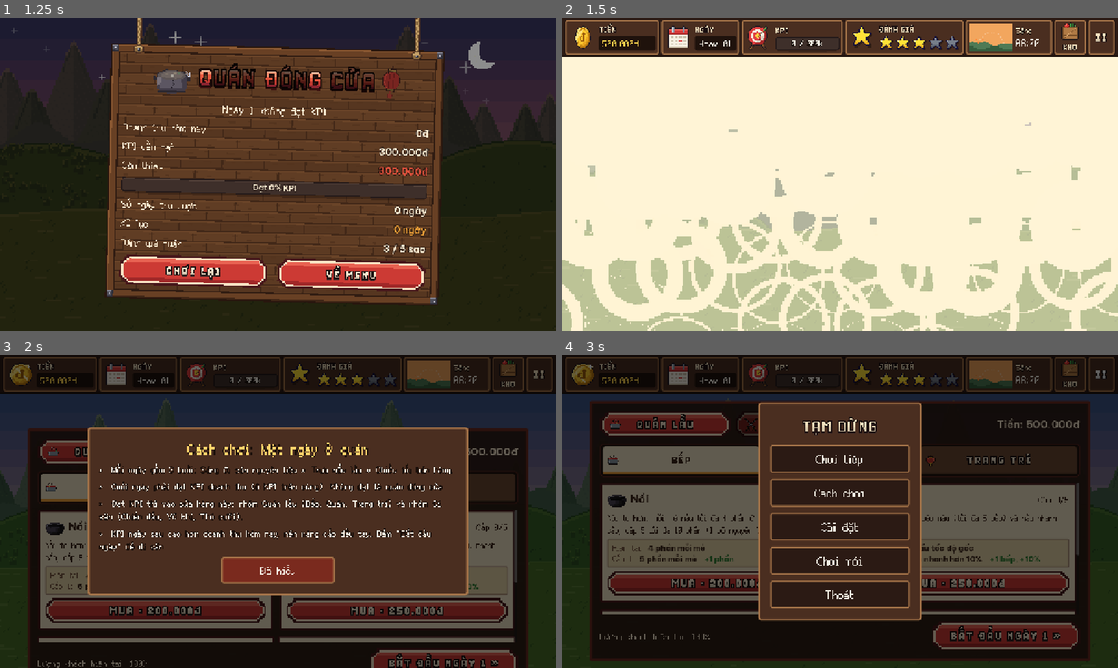
Above: before the commit, frames 1-4 (two rows, left to right).
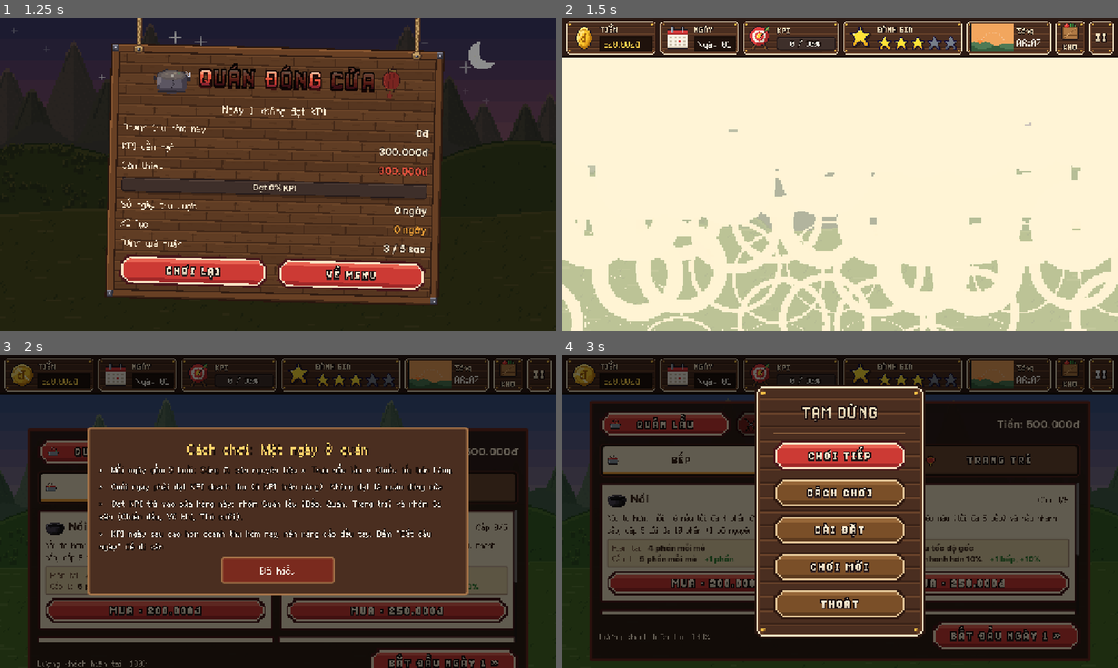
Above: after the commit, the same moments.

Repository: Znoywho/HotPot_SUNSUT
Game: Godot game, scene res://scenes/game_over/game_over.tscn
Two runs of this game, one before a commit and one after it. Both use one fixed random seed, a clock stepped at 60 frames per second and the inputs below. This scene is started directly instead of the project's main scene.
Inputs:
- Up to frame 1 (1.25 s): click "CHƠI LẠI" at 0.5 s
- Up to frame 2 (1.5 s): click "CHƠI LẠI" at 1.25 s
- Up to frame 3 (2 s): no input
- Up to frame 4 (3 s): click "Đã hiểu" at 2 s; click "II" at 2.75 s

Frame 1 is identical in both runs. In frame 2, 4.0% of the frame differs, in the area x 0-100%, y 0-13%; in frame 3, 2.7%; in frame 4, 19%, in the area x 0-100%, y 0-90%.

Commit message:
Hộp xác nhận, menu tạm dừng và HUD dùng bảng gỗ pixel

Diff:
--- a/scenes/common/hud.gd
+++ b/scenes/common/hud.gd
@@ -17,8 +17,9 @@
 
 const BAR_BG := Color("2b1a14")
 const BAR_EDGE := Color("1a0f0a")
-const PANEL_BG := Color("4a2e20")
-const PANEL_BORDER := Color("a8764a")
+## Bảng gỗ pixel ×2 (tools/make_menu_art.py, cùng hình với bảng hộp thoại ×4): ảnh 48 px, lề góc 16 px.
+const BOARD_SMALL := preload("res://assets/sprites/ui/board_wood_small.png")
+const BOARD_SMALL_MARGIN := 16.0
 const VALUE_BG := Color("1f120c")
 const VALUE_BORDER := Color("1a0f0a")
 const TITLE_COLOR := Color("f3e2c0")
@@ -422,11 +423,7 @@
 	var button := Button.new()
 	button.focus_mode = Control.FOCUS_NONE
 	button.custom_minimum_size = Vector2(72, 0)
-	for state in ["normal", "hover", "pressed", "disabled", "focus"]:
-		var st := _panel_style()
-		if state == "pressed":
-			st.bg_color = PANEL_BG.lightened(0.15)
-		button.add_theme_stylebox_override(state, st)
+	_apply_button_styles(button)
 	button.pressed.connect(func(): add_child(StoragePopup.new()))
 	var box := VBoxContainer.new()
 	box.set_anchors_and_offsets_preset(Control.PRESET_FULL_RECT, Control.PRESET_MODE_MINSIZE, 4)
@@ -472,13 +469,19 @@
 	button.add_theme_color_override("font_outline_color", OUTLINE)
 	button.add_theme_constant_override("outline_size", 5)
 	PixelTitle.style(button, 28) # "II" bằng font pixel: thành hình nút tạm dừng
-	for state in ["normal", "hover", "pressed", "disabled", "focus"]:
-		var st := _panel_style()
-		if state == "pressed":
-			st.bg_color = PANEL_BG.lightened(0.15)
-		button.add_theme_stylebox_override(state, st)
+	_apply_button_styles(button)
 	button.pressed.connect(_pause_menu.open)
 	return button
+
+
+## Nút trên HUD (Kho, II) dùng khung gỗ của ô HUD: rê chuột sáng lên, bấm thì tối đi.
+func _apply_button_styles(button: Button) -> void:
+	button.add_theme_stylebox_override("normal", _panel_style())
+	button.add_theme_stylebox_override("hover", _panel_style(Color(1.15, 1.15, 1.15)))
+	button.add_theme_stylebox_override("pressed", _panel_style(Color(0.8, 0.8, 0.8)))
+	button.add_theme_stylebox_override("hover_pressed", _panel_style(Color(0.8, 0.8, 0.8)))
+	button.add_theme_stylebox_override("disabled", _panel_style())
+	button.add_theme_stylebox_override("focus", StyleBoxEmpty.new())
 
 
 ## Đóng bảng Kho đang mở khi đổi giai đoạn (HUD sống qua các màn nên bảng không tự mất).
@@ -501,22 +504,27 @@
 		_storage_alert.modulate.a = 0.55 + 0.45 * sin(Time.get_ticks_msec() / 180.0)
 
 
-func _panel_style() -> StyleBoxFlat:
-	var s := StyleBoxFlat.new()
-	s.bg_color = PANEL_BG
-	s.border_color = PANEL_BORDER
-	s.set_border_width_all(3)
-	s.set_corner_radius_all(4)
-	s.set_content_margin_all(7) # Viền 3px + 4px hở để nội dung không đè lên viền.
+## Ô HUD: bảng gỗ pixel giống hộp thoại (PauseMenu) nhưng phóng ×2 cho khớp icon HUD; tint để làm sáng / tối khi rê / bấm.
+func _panel_style(tint := Color.WHITE) -> StyleBoxTexture:
+	var s := StyleBoxTexture.new()
+	s.texture = BOARD_SMALL
+	s.set_texture_margin_all(BOARD_SMALL_MARGIN)
+	s.axis_stretch_horizontal = StyleBoxTexture.AXIS_STRETCH_MODE_TILE # ván lặp, không kéo dãn méo
+	s.axis_stretch_vertical = StyleBoxTexture.AXIS_STRETCH_MODE_TILE
+	s.modulate_color = tint
+	s.set_content_margin_all(8) # Viền khung dày 6 px (3 điểm ảnh ×2) + 2 px hở.
+	s.content_margin_left = 10
+	s.content_margin_right = 10
 	return s
 
 
+## Khe hiện số (tiền, ngày): ô vuông lõm kiểu pixel, mép trên dày hơn như bóng đổ vào trong.
 func _value_style() -> StyleBoxFlat:
 	var s := StyleBoxFlat.new()
 	s.bg_color = VALUE_BG
 	s.border_color = VALUE_BORDER
 	s.set_border_width_all(2)
-	s.set_corner_radius_all(3)
+	s.border_width_top = 4
 	s.content_margin_left = 8
 	s.content_margin_right = 8
 	return s
--- a/scenes/common/pause_menu.gd
+++ b/scenes/common/pause_menu.gd
@@ -6,18 +6,24 @@
 
 const LAYER := 110 ## Trên cả sổ tổng kết ngày (DayManager.DAY_END_LAYER = 100).
 const DIM := Color(0, 0, 0, 0.6)
-const PANEL_BG := Color("4a2e20")
-const PANEL_BORDER := Color("a8764a")
+const PANEL_BG := Color("4a2e20") ## Màu thân bảng gỗ; bảng của các màn khác lấy theo.
+const PANEL_BORDER := Color("a8764a") ## Màu vạch kẻ dưới tiêu đề; bảng của các màn khác lấy theo.
+## Bảng gỗ pixel 9 ô (tools/make_menu_art.py): ảnh 96 px, lề góc 32 px, ô giữa là 1 tấm ván lặp lại.
+const BOARD := preload("res://assets/sprites/ui/board_wood.png")
+const BOARD_MARGIN := 32.0
 const TITLE_COLOR := Color("f3e2c0")
-const TEXT_COLOR := Color("f5f1e6")
-const OUTLINE := Color("1a0f0a")
-const BUTTON_BG := Color("2b1a14")
-const BUTTON_DANGER := Color("7a2a1e")
-const BUTTON_HEIGHT := 64
-const BUTTON_WIDTH := 320
+const TEXT_COLOR := Color("fbecd2") ## = PixelButton.TEXT_COLOR
+const WARNING_COLOR := Color("f2a33a") ## Dòng hậu quả ("... sẽ bị xoá"): cam ấm, nổi trên nền gỗ.
+const MESSAGE_SIZE := 24 ## Bội của lưới 12 px của font Ark Pixel -> nét pixel đều.
+const BUTTON_SIZE := Vector2(300, 68) ## Chạm được: cao >= 56 px.
+const POP_TIME := 0.28 ## Bảng bật ra (nảy nhẹ quá 1 rồi về đúng cỡ).
+const POP_START_SCALE := 0.85
 
 var _was_paused := false ## Sổ tổng kết ngày cũng dừng game; đóng menu thì trả lại đúng trạng thái cũ.
 var _box: VBoxContainer
+var _dim: ColorRect
+var _panel: PanelContainer
+var _pop_tween: Tween
 var _confirm_only := false ## Chỉ là hộp xác nhận (tạo bằng confirm()): "Quay lại" đóng và xoá hộp.
 
 
@@ -30,32 +36,34 @@
 	menu._show_confirm(message, confirm_text, func():
 		menu.close()
 		action.call())
+	menu._pop_in(true)
 
 
 func _ready() -> void:
 	layer = LAYER
 	process_mode = Node.PROCESS_MODE_ALWAYS
 	visible = false
-	var dim := ColorRect.new()
-	dim.color = DIM
-	dim.set_anchors_preset(Control.PRESET_FULL_RECT)
-	dim.mouse_filter = Control.MOUSE_FILTER_STOP # Chặn chạm xuống màn chơi phía dưới.
-	add_child(dim)
+	_dim = ColorRect.new()
+	_dim.color = DIM
+	_dim.set_anchors_preset(Control.PRESET_FULL_RECT)
+	_dim.mouse_filter = Control.MOUSE_FILTER_STOP # Chặn chạm xuống màn chơi phía dưới.
+	add_child(_dim)
 	var center := CenterContainer.new()
 	center.set_anchors_preset(Control.PRESET_FULL_RECT)
-	dim.add_child(center)
-	var panel := PanelContainer.new()
-	var style := StyleBoxFlat.new()
-	style.bg_color = PANEL_BG
-	style.border_color = PANEL_BORDER
-	style.set_border_width_all(4)
-	style.set_corner_radius_all(6)
-	style.set_content_margin_all(28)
-	panel.add_theme_stylebox_override("panel", style)
-	center.add_child(panel)
+	_dim.add_child(center)
+	_panel = PanelContainer.new()
+	var style := StyleBoxTexture.new()
+	style.texture = BOARD
+	style.set_texture_margin_all(BOARD_MARGIN)
+	style.axis_stretch_horizontal = StyleBoxTexture.AXIS_STRETCH_MODE_TILE # ván lặp lại, không bị kéo dãn méo
+	style.axis_stretch_vertical = StyleBoxTexture.AXIS_STRETCH_MODE_TILE
+	style.set_content_margin_all(44)
+	style.content_margin_top = 36
+	_panel.add_theme_stylebox_override("panel", style)
+	center.add_child(_panel)
 	_box = VBoxContainer.new()
-	_box.add_theme_constant_override("separation", 14)
-	panel.add_child(_box)
+	_box.add_theme_constant_override("separation", 16)
+	_panel.add_child(_box)
 
 
 func _input(event: InputEvent) -> void:
@@ -104,6 +112,7 @@
 	get_tree().paused = true
 	visible = true
 	_show_main()
+	_pop_in(true)
 
 
 func close() -> void:
@@ -120,27 +129,56 @@
 func _show_main() -> void:
 	_clear()
 	_add_title("TẠM DỪNG")
-	_add_button("Chơi tiếp", close)
+	_add_button(_box, "CHƠI TIẾP", close, "red")
 	if HowToPlay.has_page(DayManager.current_phase):
-		_add_button("Cách chơi", _show_how_to_play)
-	_add_button("Cài đặt", func(): get_tree().root.add_child(SettingsPanel.new()))
-	_add_button("Chơi mới", _show_confirm.bind(
-			"Bắt đầu lại từ Ngày 1?\nTiến độ hiện tại sẽ mất.", "Bắt đầu lại", _new_game))
-	_add_button("Thoát", _show_confirm.bind(
-			"Thoát ra menu chính?\nGame tự lưu khi vào Cửa hàng,\nphần chơi hôm nay chưa được lưu.", "Thoát", _quit_to_menu))
-
-
+		_add_button(_box, "CÁCH CHƠI", _show_how_to_play)
+	_add_button(_box, "CÀI ĐẶT", func(): get_tree().root.add_child(SettingsPanel.new()))
+	_add_button(_box, "CHƠI MỚI", _go_to_page.bind(_show_confirm.bind(
+			"Bắt đầu lại từ Ngày 1?\nTiến độ hiện tại sẽ mất.", "Bắt đầu lại", _new_game)))
+	_add_button(_box, "THOÁT", _go_to_page.bind(_show_confirm.bind(
+			"Thoát ra menu chính?\nGame tự lưu khi vào Cửa hàng,\nphần chơi hôm nay chưa được lưu.", "Thoát", _quit_to_menu)))
+
+
+## Hộp xác nhận: dòng đầu của message là câu hỏi (chữ kem), các dòng sau là hậu quả (chữ cam cảnh báo).
+## Hai nút nằm ngang: QUAY LẠI (gỗ, an toàn) bên trái, hành động (đỏ, ghi đúng tên việc sẽ làm) bên phải.
 func _show_confirm(message: String, confirm_text: String, action: Callable) -> void:
 	_clear()
 	_add_title("XÁC NHẬN")
-	var label := Label.new()
-	label.text = message
-	label.horizontal_alignment = HORIZONTAL_ALIGNMENT_CENTER
-	label.add_theme_font_size_override("font_size", 22)
-	label.add_theme_color_override("font_color", TEXT_COLOR)
-	_box.add_child(label)
-	_add_button(confirm_text, action, BUTTON_DANGER)
-	_add_button("Quay lại", close if _confirm_only else _show_main)
+	var lines := message.split("\n", true, 1)
+	_add_message(lines[0], TEXT_COLOR)
+	if lines.size() > 1:
+		_add_message(lines[1], WARNING_COLOR)
+	var row := HBoxContainer.new()
+	row.alignment = BoxContainer.ALIGNMENT_CENTER
+	row.add_theme_constant_override("separation", 20)
+	_box.add_child(row)
+	_add_button(row, "QUAY LẠI", close if _confirm_only else _go_to_page.bind(_show_main))
+	_add_button(row, confirm_text.to_upper(), action, "red")
+
+
+## Đổi trang trong menu (chính <-> xác nhận) rồi cho bảng nảy nhẹ, không làm tối lại nền.
+func _go_to_page(show_page: Callable) -> void:
+	show_page.call()
+	_pop_in(false)
+
+
+## Bảng bật ra: phóng từ POP_START_SCALE lên 1, nảy quá đà một chút (TRANS_BACK); nền tối mờ dần vào nếu fade_dim.
+## Chạy cả khi game đang tạm dừng: CanvasLayer này PROCESS_MODE_ALWAYS nên tween của nó cũng chạy.
+func _pop_in(fade_dim: bool) -> void:
+	if _pop_tween != null:
+		_pop_tween.kill()
+	_panel.modulate.a = 0.0 # ẩn tới khi bố cục xong, tránh nháy một khung ở cỡ cũ
+	if fade_dim:
+		_dim.modulate.a = 0.0
+	await get_tree().process_frame # đợi CenterContainer tính xong cỡ bảng để lấy tâm phóng
+	if not is_inside_tree():
+		return
+	_panel.pivot_offset = _panel.size / 2.0
+	_panel.scale = Vector2.ONE * POP_START_SCALE
+	_pop_tween = create_tween().set_parallel(true)
+	_pop_tween.tween_property(_panel, "scale", Vector2.ONE, POP_TIME).set_trans(Tween.TRANS_BACK).set_ease(Tween.EASE_OUT)
+	_pop_tween.tween_property(_panel, "modulate:a", 1.0, POP_TIME * 0.5)
+	_pop_tween.tween_property(_dim, "modulate:a", 1.0, POP_TIME * 0.6)
 
 
 ## Đóng menu rồi mở bảng "Cách chơi" của buổi đang chơi (bảng tự tạm dừng game).
@@ -168,34 +206,35 @@
 		child.queue_free()
 
 
+## Tiêu đề font pixel chung (TẠM DỪNG / XÁC NHẬN) và một vạch kẻ pixel ngăn với nội dung.
 func _add_title(text: String) -> void:
 	var t := Label.new()
 	t.text = text
 	t.horizontal_alignment = HORIZONTAL_ALIGNMENT_CENTER
-	t.add_theme_font_size_override("font_size", 34)
 	t.add_theme_color_override("font_color", TITLE_COLOR)
-	t.add_theme_color_override("font_outline_color", OUTLINE)
-	t.add_theme_constant_override("outline_size", 6)
-	PixelTitle.style_if_supported(t, text, 34) # TẠM DỪNG / XÁC NHẬN: font pixel chung
+	PixelTitle.style(t, 34)
 	_box.add_child(t)
-
-
-func _add_button(text: String, action: Callable, color := BUTTON_BG) -> Button:
-	var b := Button.new()
-	b.text = text
+	var divider := ColorRect.new()
+	divider.color = PANEL_BORDER
+	divider.custom_minimum_size = Vector2(0, 4) # = 1 điểm ảnh của khung (phóng 4 lần)
+	_box.add_child(divider)
+
+
+## Một dòng chữ căn giữa (câu hỏi / hậu quả) trong hộp xác nhận.
+func _add_message(text: String, color: Color) -> void:
+	var label := Label.new()
+	label.text = text
+	label.horizontal_alignment = HORIZONTAL_ALIGNMENT_CENTER
+	label.add_theme_font_size_override("font_size", MESSAGE_SIZE)
+	label.add_theme_color_override("font_color", color)
+	_box.add_child(label)
+
+
+## Nút pixel dùng chung: "wood" cho hành động an toàn / phụ, "red" cho hành động chính hoặc không quay lại được.
+func _add_button(parent: Container, text: String, action: Callable, color := "wood") -> PixelButton:
+	var b := PixelButton.new(text, 26, color)
 	b.focus_mode = Control.FOCUS_NONE
-	b.custom_minimum_size = Vector2(BUTTON_WIDTH, BUTTON_HEIGHT)
-	b.add_theme_font_size_override("font_size", 26)
-	b.add_theme_color_override("font_color", TEXT_COLOR)
-	b.add_theme_color_override("font_hover_color", TEXT_COLOR)
-	b.add_theme_color_override("font_pressed_color", TITLE_COLOR)
-	for state in ["normal", "hover", "pressed", "disabled", "focus"]:
-		var s := StyleBoxFlat.new()
-		s.bg_color = color.lightened(0.12) if state == "hover" else (color.lightened(0.25) if state == "pressed" else color)
-		s.border_color = PANEL_BORDER
-		s.set_border_width_all(3)
-		s.set_corner_radius_all(4)
-		b.add_theme_stylebox_override(state, s)
+	b.custom_minimum_size = BUTTON_SIZE
 	b.pressed.connect(action)
-	_box.add_child(b)
+	parent.add_child(b)
 	return b
--- a/scenes/common/pixel_button.gd
+++ b/scenes/common/pixel_button.gd
@@ -2,12 +2,20 @@
 extends Button
 ## Nút pixel bát giác đỏ viền kem dùng chung cho mọi màn (menu chính, cài đặt, game over, cửa hàng...).
 ## Ảnh khung vẽ bằng tools/make_menu_art.py. Dùng: var b := PixelButton.new("CHƠI MỚI"); b.pressed.connect(...)
+## Bản gỗ nâu (hành động an toàn như "QUAY LẠI", đứng cạnh nút đỏ của hành động chính): PixelButton.new("QUAY LẠI", 30, "wood").
 ## Rê chuột thì sáng lên, bấm thì tối đi và chữ lún xuống; disabled thì xám.
 
 const TEXTURES := {
-	"normal": preload("res://assets/sprites/ui/button_red_normal.png"),
-	"pressed": preload("res://assets/sprites/ui/button_red_pressed.png"),
-	"disabled": preload("res://assets/sprites/ui/button_red_disabled.png"),
+	"red": {
+		"normal": preload("res://assets/sprites/ui/button_red_normal.png"),
+		"pressed": preload("res://assets/sprites/ui/button_red_pressed.png"),
+		"disabled": preload("res://assets/sprites/ui/button_red_disabled.png"),
+	},
+	"wood": {
+		"normal": preload("res://assets/sprites/ui/button_wood_normal.png"),
+		"pressed": preload("res://assets/sprites/ui/button_wood_pressed.png"),
+		"disabled": preload("res://assets/sprites/ui/button_red_disabled.png"), # xám, dùng chung
+	},
 }
 const TEXTURE_MARGIN := 20.0 ## Phần góc vát của ảnh (px) giữ nguyên khi kéo dãn nút.
 const PRESS_DEPTH := 6.0 ## Chữ lún xuống chừng này px khi bấm.
@@ -19,8 +27,8 @@
 const DEFAULT_SIZE := Vector2(340, 68) ## Quy tắc cảm ứng: nút cao >= 56px.
 
 
-## Tạo nút với chữ và cỡ chữ cho trước.
-func _init(label := "", font_size := 30) -> void:
+## Tạo nút với chữ, cỡ chữ và màu khung ("red" hoặc "wood") cho trước.
+func _init(label := "", font_size := 30, color := "red") -> void:
 	text = label
 	custom_minimum_size = DEFAULT_SIZE
 	add_theme_font_override("font", BOLD_FONT)
@@ -32,11 +40,12 @@
 	add_theme_color_override("font_outline_color", TEXT_OUTLINE_COLOR)
 	# Chữ IN HOA (CHƠI MỚI, MUA · 1.200đ, BẮT ĐẦU NGÀY 5 »...) dùng font pixel mập chung của game, giữ màu chữ kem.
 	PixelTitle.style_if_supported(self, label, font_size)
-	add_theme_stylebox_override("normal", _make_style("normal"))
-	add_theme_stylebox_override("hover", _make_style("normal", Color(1.15, 1.15, 1.15)))
-	add_theme_stylebox_override("pressed", _make_style("pressed", Color.WHITE, PRESS_DEPTH))
-	add_theme_stylebox_override("hover_pressed", _make_style("pressed", Color.WHITE, PRESS_DEPTH))
-	add_theme_stylebox_override("disabled", _make_style("disabled"))
+	var textures: Dictionary = TEXTURES.get(color, TEXTURES["red"])
+	add_theme_stylebox_override("normal", _make_style(textures["normal"]))
+	add_theme_stylebox_override("hover", _make_style(textures["normal"], Color(1.15, 1.15, 1.15)))
+	add_theme_stylebox_override("pressed", _make_style(textures["pressed"], Color.WHITE, PRESS_DEPTH))
+	add_theme_stylebox_override("hover_pressed", _make_style(textures["pressed"], Color.WHITE, PRESS_DEPTH))
+	add_theme_stylebox_override("disabled", _make_style(textures["disabled"]))
 	add_theme_stylebox_override("focus", StyleBoxEmpty.new())
 
 
@@ -47,9 +56,9 @@
 
 
 ## Khung nút từ ảnh pixel, kéo dãn phần giữa, giữ nguyên góc vát; push_down = chữ lún xuống khi bấm.
-static func _make_style(state: String, tint := Color.WHITE, push_down := 0.0) -> StyleBoxTexture:
+static func _make_style(texture: Texture2D, tint := Color.WHITE, push_down := 0.0) -> StyleBoxTexture:
 	var style := StyleBoxTexture.new()
-	style.texture = TEXTURES[state]
+	style.texture = texture
 	style.set_texture_margin_all(TEXTURE_MARGIN)
 	style.modulate_color = tint
 	style.content_margin_top = push_down # mặc định lấy lề ảnh (20px) làm chữ lệch lên, nên đặt lại
Binary file added: assets/sprites/ui/board_wood.png
Not shown, added: assets/sprites/ui/board_wood.png.import
Binary file added: assets/sprites/ui/board_wood_small.png
Not shown, added: assets/sprites/ui/board_wood_small.png.import
Binary file added: assets/sprites/ui/button_wood_normal.png
Not shown, added: assets/sprites/ui/button_wood_normal.png.import
Binary file added: assets/sprites/ui/button_wood_pressed.png
Not shown, added: assets/sprites/ui/button_wood_pressed.png.import
